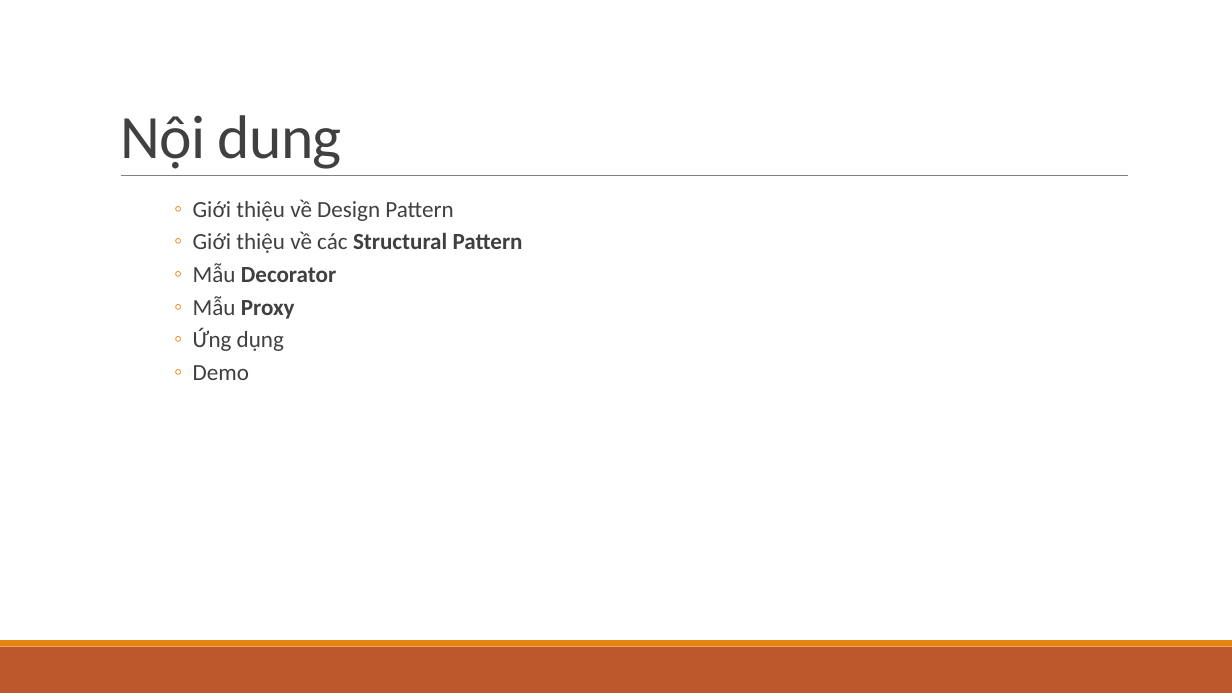
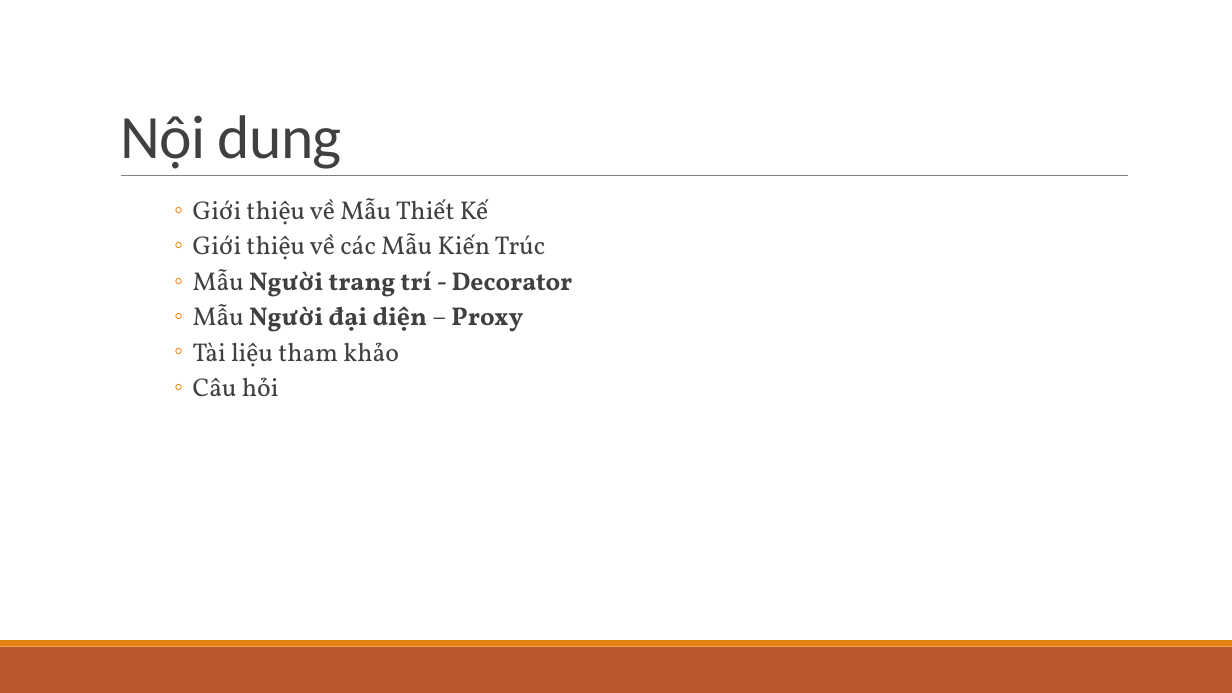
Before and after one commit to ChrisJamison/design_pattern, a slide deck: slide 2 of DP version 1.1.pptx. Drawn at 1232x693 pixels with LibreOffice and Linux fonts; fonts in the diff are those of the drawing. Boxes give left, top, right and bottom in pixels: in the first picture for what was removed or moved away, otherwise in the second. Text is boxed around its words. In the diff, an @@ line names an element or a change of style, - is before the commit and + after.

```diff
--- a/DP version 1.1.pptx
+++ b/DP version 1.1.pptx
@@ text at <box>193,198,573,397</box>: text changed; size 18 to 20 pt; font Calibri to Vollkorn @@
-  ◦ Giới thiệu về Design Pattern
-  ◦ Giới thiệu về các Structural Pattern
-  ◦ Mẫu Decorator
-  ◦ Mẫu Proxy
-  ◦ Ứng dụng
-  ◦ Demo
+  ◦ Giới thiệu về Mẫu Thiết Kế
+  ◦ Giới thiệu về các Mẫu Kiến Trúc
+  ◦ Mẫu Người trang trí - Decorator
+  ◦ Mẫu Người đại diện – Proxy
+  ◦ Tài liệu tham khảo
+  ◦ Câu hỏi
```
Also in this commit, not shown: 24 other slides changed, 5 slides added, 1 slide removed.
